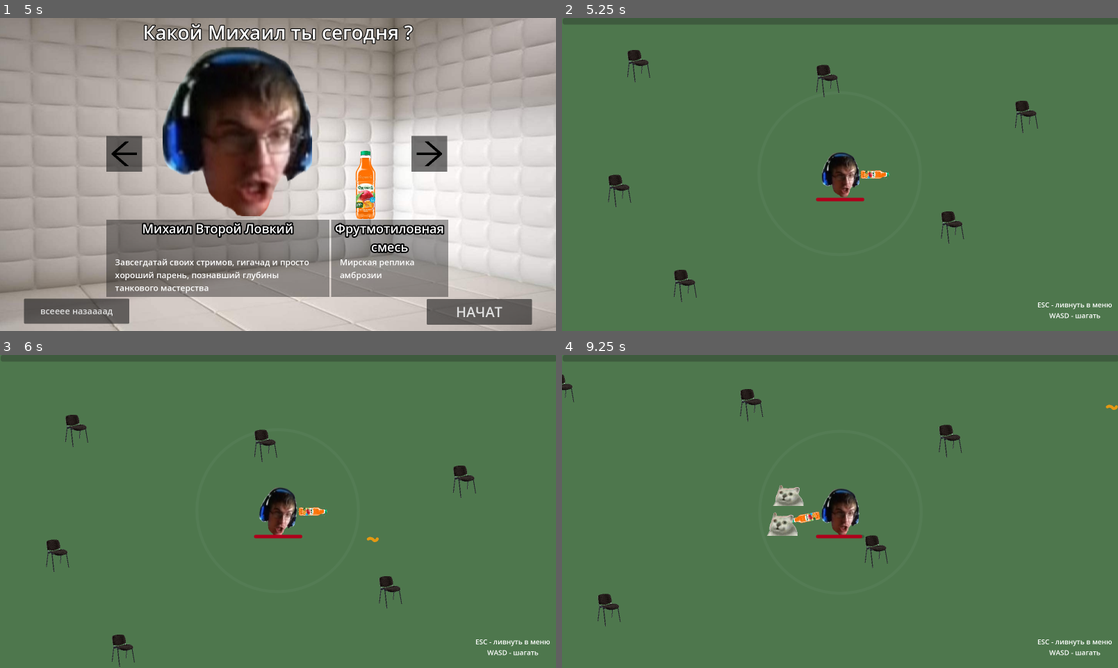
Above: before the commit, frames 1-4 (two rows, left to right).
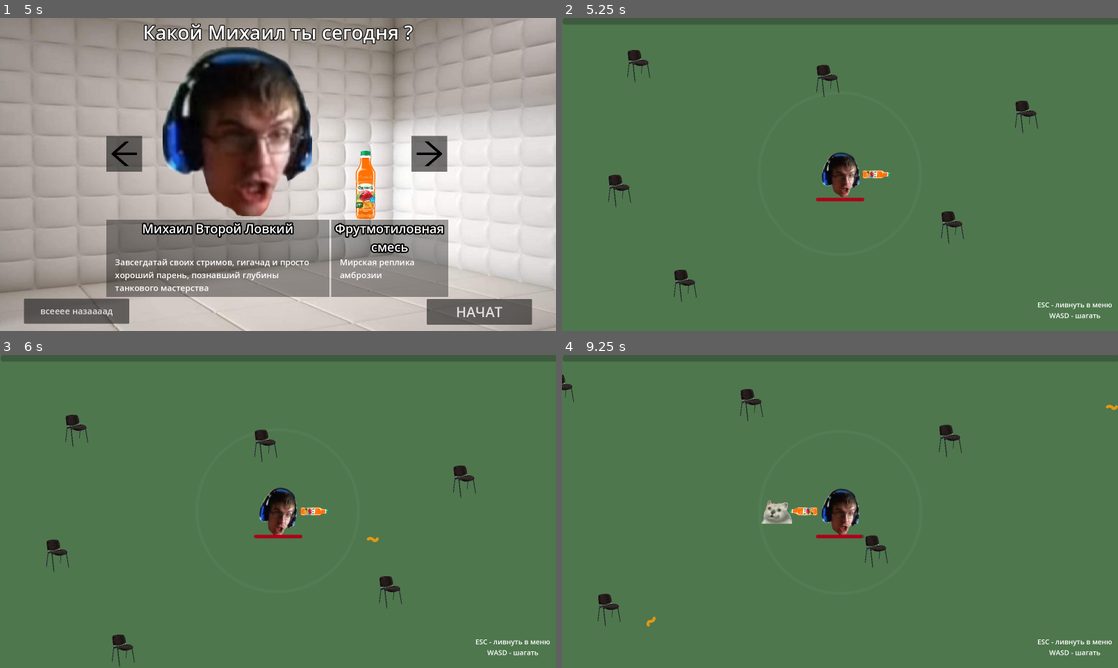
Above: after the commit, the same moments.

Repository: ilyabasisty/mtsia-survivors
Game: Godot game, scene res://src/scenes/splash_screen.tscn
The game is run twice, just before and just after one commit, with the same random seed, the same clock (stepped at 60 frames per second) and the same inputs.
Inputs (mouse positions are in pixels of both pictures, inside the frame that each line leads up to):
- Up to frame 1 (5 s): tap Enter at 0.5, 2 s; move the mouse to (400, 158) at 0.52 s; hold D (move_right) 0.53-1.28 s; tap Space at 1.25 s; move the mouse to (166, 190) at 1.27 s; hold S (move_down) 1.28-2.03 s; move the mouse to (333, 105) at 2.02 s; hold D (move_right) 2.03-2.75 s; click "ЗАПУСТЫТ СЕРВЕР" at 2.75 s; click "всееее назаааад" at 3.5 s; click "ЗАПУСТЫТ СЕРВЕР" at 4.25 s
- Up to frame 2 (5.25 s): click "НАЧАТ" at 5 s
- Up to frame 3 (6 s): tap Space at 5.75 s; move the mouse to (250, 574) at 5.77 s; hold W (move_up) from 5.78 s (still down)
- Up to frame 4 (9.25 s): move the mouse to (1006, 558) at 6.52 s; release W (move_up) at 6.53 s; hold A (move_left) 6.53-8.03 s; move the mouse to (673, 464) at 7.27 s; move the mouse to (867, 511) at 8.02 s; hold S (move_down) 8.03-8.78 s; move the mouse to (756, 433) at 8.77 s; hold D (move_right) from 8.78 s (still down)

Frame 1 is identical in both runs. In frame 2, 0.1% of the frame differs, in the area x 53-59%, y 48-52%; in frame 3, 0.1%; in frame 4, 0.9%, in the area x 15-55%, y 41-87%.

Commit message:
add weapons

Diff:
--- a/src/datass/enemies.gd
+++ b/src/datass/enemies.gd
@@ -3,10 +3,11 @@
 var ENEMIES = [
 	{
 		"image": load("res://assets/images/enemies/the_Cat_alph.png"),
-		"max_in_swarm": 2,
+		"max_in_swarm": 1,
 	},
 	{
 		"image": load("res://assets/images/enemies/pepega_1.png"),
-		"max_in_swarm": 3,
+		"max_in_swarm": 1,
 	},
+
 ]
--- a/src/datass/weapons.gd
+++ b/src/datass/weapons.gd
@@ -23,28 +23,28 @@
 		"subtitle": "Ты не ты, если не ззбзз",
 	},
 	{
-		"image": load("res://assets/images/weapons/podushka.png"),
+		"image": load("res://assets/images/weapons/perdushka.png"),
+		"bullet": load("res://src/player/bullet.tscn"),
+		"sound": load("res://assets/sounds/characters/fart-with-reverb.mp3"),
+		"title": " ",
+		"subtitle": " ",
+	},
+	{
+		"image": load("res://assets/images/weapons/mister_fish.png"),
 		"bullet": load("res://src/player/bullet.tscn"),
 		"sound": load("res://assets/sounds/shoot/woosh.mp3"),
 		"title": " ",
 		"subtitle": " ",
 	},
 	{
-		"image": load("res://assets/images/weapons/podushka.png"),
+		"image": load("res://assets/images/weapons/AKHHphone.png"),
 		"bullet": load("res://src/player/bullet.tscn"),
 		"sound": load("res://assets/sounds/shoot/woosh.mp3"),
 		"title": " ",
 		"subtitle": " ",
 	},
 	{
-		"image": load("res://assets/images/weapons/podushka.png"),
-		"bullet": load("res://src/player/bullet.tscn"),
-		"sound": load("res://assets/sounds/shoot/woosh.mp3"),
-		"title": " ",
-		"subtitle": " ",
-	},
-	{
-		"image": load("res://assets/images/weapons/podushka.png"),
+		"image": load("res://assets/images/weapons/boomba.png"),
 		"bullet": load("res://src/player/bullet.tscn"),
 		"sound": load("res://assets/sounds/shoot/woosh.mp3"),
 		"title": " ",
--- a/src/player/gun.tscn
+++ b/src/player/gun.tscn
@@ -1,7 +1,6 @@
-[gd_scene load_steps=5 format=3 uid="uid://rieobadvq3pd"]
+[gd_scene load_steps=4 format=3 uid="uid://rieobadvq3pd"]
 
 [ext_resource type="Script" path="res://src/player/gun.gd" id="1_fhxhv"]
-[ext_resource type="Texture2D" uid="uid://c4amycjas6rno" path="res://assets/images/weapons/frruuuutmotiv.png" id="1_pwggr"]
 [ext_resource type="Texture2D" uid="uid://c5odluae83thr" path="res://assets/images/weapons/weapon_target_area.png" id="3_crbxe"]
 
 [sub_resource type="CircleShape2D" id="CircleShape2D_oujt1"]
@@ -22,16 +21,19 @@
 
 [node name="WeaponCenter" type="Marker2D" parent="."]
 
-[node name="WeaponImage" type="Sprite2D" parent="WeaponCenter"]
+[node name="WeaponImage" type="TextureRect" parent="WeaponCenter"]
 unique_name_in_owner = true
-position = Vector2(101, -4.76837e-07)
-rotation = 1.5708
-scale = Vector2(0.0905926, 0.0905926)
-texture = ExtResource("1_pwggr")
+offset_left = 150.0
+offset_top = -45.0
+offset_right = 239.0
+offset_bottom = 44.0
+rotation = 1.57079
+expand_mode = 1
 
 [node name="WeaponAim" type="Marker2D" parent="WeaponCenter/WeaponImage"]
 unique_name_in_owner = true
-position = Vector2(-2.00972e-05, -459.77)
+position = Vector2(45.0001, 7.34834)
+scale = Vector2(0.0905926, 0.0905926)
 
 [node name="Timer" type="Timer" parent="."]
 wait_time = 0.7
--- a/src/scenes/game.gd
+++ b/src/scenes/game.gd
@@ -50,5 +50,6 @@
 
 
 func _on_button_button_down() -> void:
+	Global.select_enemy_id = -1
 	get_tree().paused = false
 	get_tree().change_scene_to_file("res://src/scenes/menu.tscn")
Binary file added: assets/images/weapons/AKHHphone.png
Not shown, added: assets/images/weapons/AKHHphone.png.import
Binary file added: assets/images/weapons/boomba.png
Not shown, added: assets/images/weapons/boomba.png.import
Binary file added: assets/images/weapons/mister_fish.png
Not shown, added: assets/images/weapons/mister_fish.png.import
Binary file added: assets/images/weapons/perdushka.png
Not shown, added: assets/images/weapons/perdushka.png.import
Not shown, added: assets/images/weapons/mister_fish.png~
